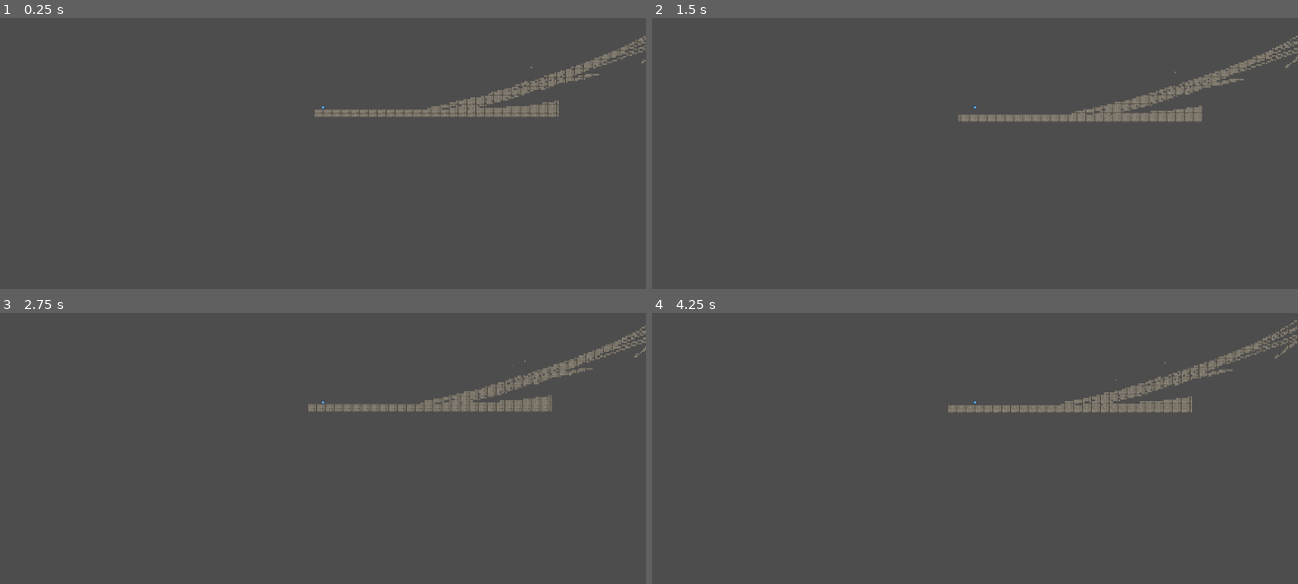
Above: before the commit, frames 1-4 (two rows, left to right).
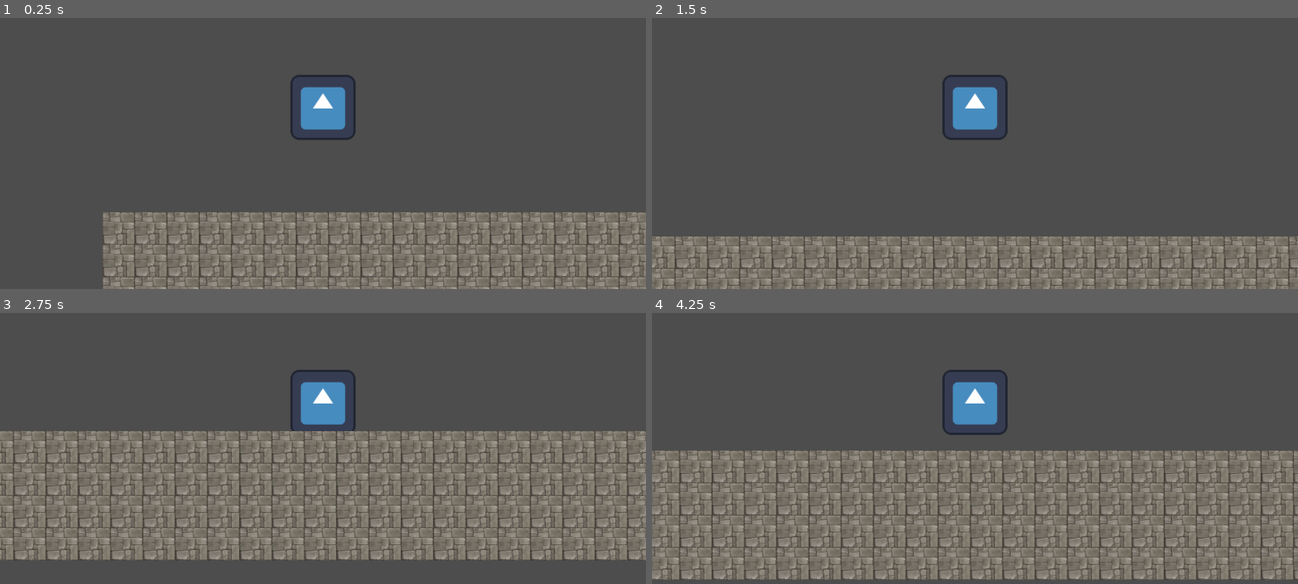
Above: after the commit, the same moments.

Repository: Sogrief/stairs
Game: Godot game, scene res://scenes/level/main.tscn
Same seed, same stepped clock (60 frames per second), same inputs: the game is played once before the commit and once after it. The engine's default icon, where the game draws it, is replaced by a stand-in: a white triangle on a blue panel in a dark square.
Inputs:
- Up to frame 1 (0.25 s): no input
- Up to frame 2 (1.5 s): hold Right (move_right) from 0.53 s (still down); tap Up (jump) at 0.77 s
- Up to frame 3 (2.75 s): tap Up (jump) at 1.52 s; release Right (move_right) at 2.03 s; hold Left (move_left) from 2.03 s (still down)
- Up to frame 4 (4.25 s): release Left (move_left) at 2.78 s; hold Right (move_right) from 2.78 s (still down); tap Up (jump) at 3.02, 3.77 s

The runs differ from the first frame. In frame 1, 24% of the frame differs, in the area x 15-100%, y 6-100%; in frame 2, 20%; in frame 3, 44%; in frame 4, 45%, in the area x 0-100%, y 2-99%.

Commit message:
diminution de la gravité des projectiles q wq git status :wq git log --oneline
:q!

Diff:
--- a/scenes/level/main.tscn
+++ b/scenes/level/main.tscn
@@ -18,7 +18,7 @@
 
 [node name="player" parent="." instance=ExtResource("2_tvdgu")]
 unique_name_in_owner = true
-position = Vector2(498, 226)
+position = Vector2(625, 101)
 
 [node name="stairs" parent="." instance=ExtResource("1_x3s6r")]
 position = Vector2(502, -85)
--- a/scenes/player/player.tscn
+++ b/scenes/player/player.tscn
@@ -26,7 +26,7 @@
 shape = SubResource("CircleShape2D_ctxvo")
 
 [node name="camera_2d" type="Camera2D" parent="."]
-zoom = Vector2(0.05, 0.05)
+zoom = Vector2(0.9, 0.9)
 
 [node name="delay_between_dash" type="Timer" parent="."]
 
--- a/scenes/projectiles/projectile.tscn
+++ b/scenes/projectiles/projectile.tscn
@@ -47,6 +47,7 @@
 [node name="projectile" type="RigidBody2D"]
 mass = 0.5
 physics_material_override = SubResource("PhysicsMaterial_vssvg")
+gravity_scale = 0.6
 script = ExtResource("1_8ye1t")
 projectile_size_array = Array[ExtResource("2_xvwdh")]([SubResource("Resource_2db6r"), SubResource("Resource_ko8hp"), SubResource("Resource_7332x")])
 size = 1
